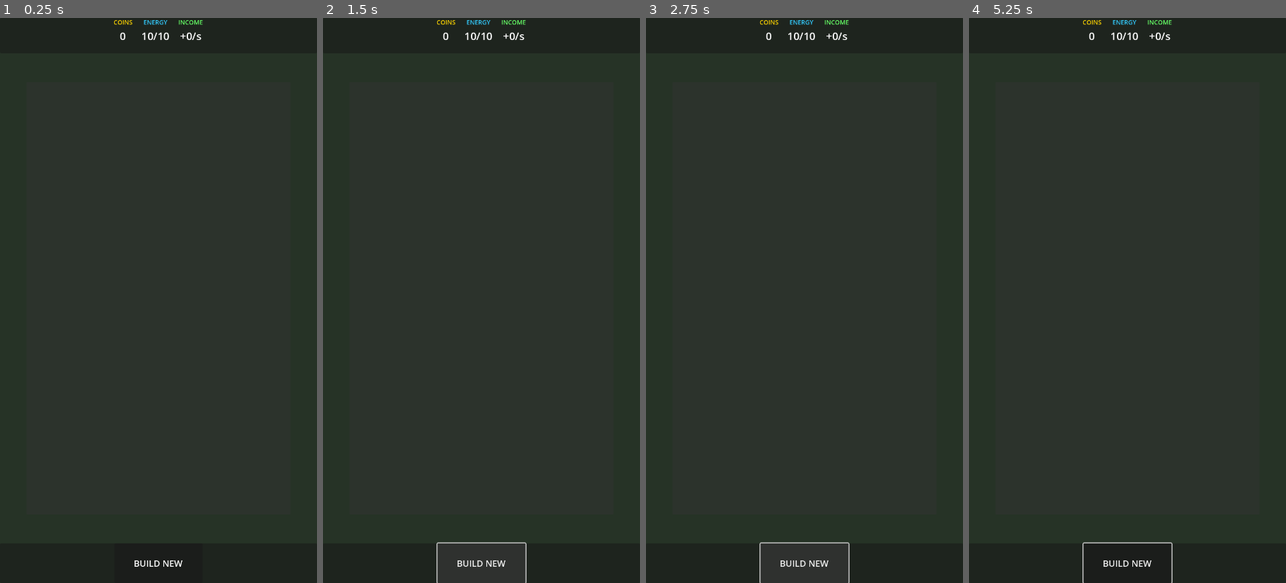
Above: before the commit, frames 1-4 (left to right).
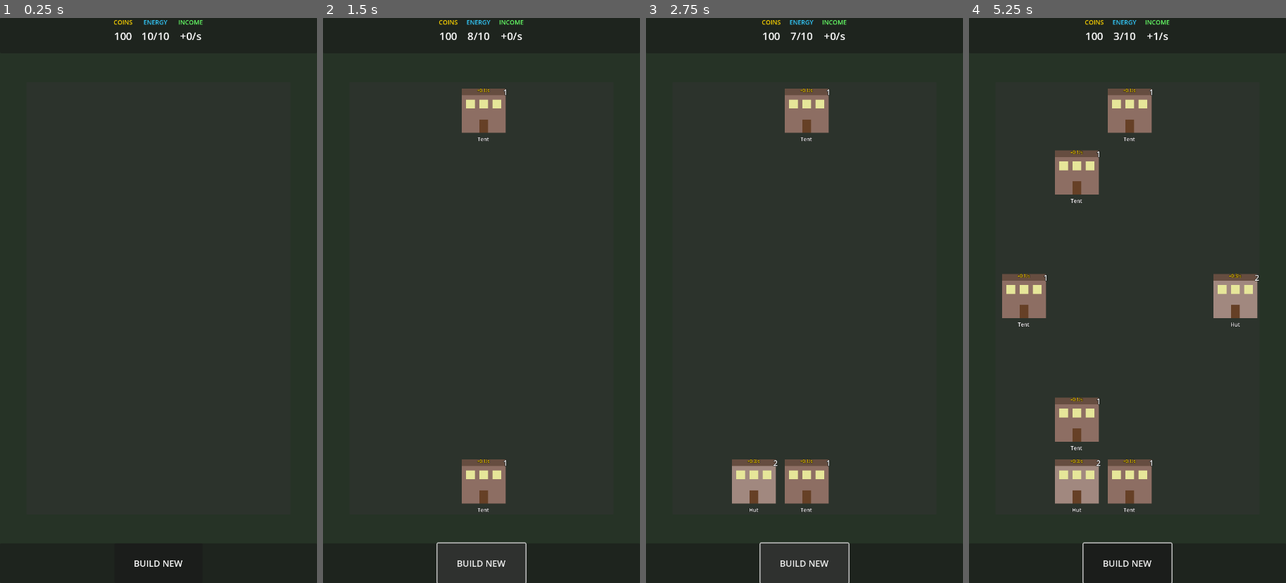
Above: after the commit, the same moments.

Repository: Josefinolis/mobile-civ-merging-game
Game: Godot game, scene res://scenes/main.tscn
Two runs of this game, one before a commit and one after it. Both use one fixed random seed, a clock stepped at 60 frames per second and the inputs below.
Inputs (mouse positions are in pixels of both pictures, inside the frame that each line leads up to):
- Up to frame 1 (0.25 s): no input
- Up to frame 2 (1.5 s): click "BUILD NEW" at 0.5 s; click "BUILD NEW" at 1.25 s
- Up to frame 3 (2.75 s): click "BUILD NEW" at 2 s
- Up to frame 4 (5.25 s): tap Enter at 2.75, 4.25 s; move the mouse to (1197, 272) at 2.77 s; click (1197, 272) at 2.92 s; tap Space at 3.5, 5 s; drag from (1064, 328) to (1111, 413) at 3.52 s; move the mouse to (1159, 176) at 4.27 s; click (1159, 176) at 4.42 s; drag from (1111, 413) to (1032, 215) at 5.02 s

The runs differ from the first frame. In frame 1, less than 0.1% of the frame differs, in the area x 36-42%, y 2-4%; in frame 2, 2.5%; in frame 3, 3.6%; in frame 4, 8.1%, in the area x 10-92%, y 0-88%.

Commit message:
Fix: correct node paths and remove invalid UIDs

Diff:
--- a/scenes/building.tscn
+++ b/scenes/building.tscn
@@ -1,4 +1,4 @@
-[gd_scene load_steps=2 format=3 uid="uid://building001"]
+[gd_scene load_steps=2 format=3]
 
 [ext_resource type="Script" path="res://scripts/building.gd" id="1_building"]
 
@@ -30,7 +30,7 @@
 color = Color(0.4, 0.3, 0.25, 1)
 
 [node name="Window1" type="ColorRect" parent="Sprite"]
-layout_mode = 1
+layout_mode = 0
 offset_left = 10.0
 offset_top = 25.0
 offset_right = 30.0
@@ -38,7 +38,7 @@
 color = Color(0.9, 0.9, 0.6, 1)
 
 [node name="Window2" type="ColorRect" parent="Sprite"]
-layout_mode = 1
+layout_mode = 0
 offset_left = 40.0
 offset_top = 25.0
 offset_right = 60.0
@@ -46,7 +46,7 @@
 color = Color(0.9, 0.9, 0.6, 1)
 
 [node name="Window3" type="ColorRect" parent="Sprite"]
-layout_mode = 1
+layout_mode = 0
 offset_left = 70.0
 offset_top = 25.0
 offset_right = 90.0
--- a/scenes/main.tscn
+++ b/scenes/main.tscn
@@ -1,4 +1,4 @@
-[gd_scene load_steps=3 format=3 uid="uid://main001"]
+[gd_scene load_steps=3 format=3]
 
 [ext_resource type="Script" path="res://scripts/ui_manager.gd" id="1_ui"]
 [ext_resource type="Script" path="res://scripts/game_grid.gd" id="2_grid"]
@@ -44,7 +44,6 @@
 horizontal_alignment = 1
 
 [node name="CoinsLabel" type="Label" parent="TopBar/HBox/CoinsContainer"]
-unique_name_in_owner = true
 layout_mode = 2
 theme_override_colors/font_color = Color(1, 1, 1, 1)
 theme_override_font_sizes/font_size = 24
@@ -62,7 +61,6 @@
 horizontal_alignment = 1
 
 [node name="EnergyLabel" type="Label" parent="TopBar/HBox/EnergyContainer"]
-unique_name_in_owner = true
 layout_mode = 2
 theme_override_colors/font_color = Color(1, 1, 1, 1)
 theme_override_font_sizes/font_size = 24
@@ -80,7 +78,6 @@
 horizontal_alignment = 1
 
 [node name="IncomeLabel" type="Label" parent="TopBar/HBox/IncomeContainer"]
-unique_name_in_owner = true
 layout_mode = 2
 theme_override_colors/font_color = Color(1, 1, 1, 1)
 theme_override_font_sizes/font_size = 24
@@ -98,7 +95,6 @@
 grow_vertical = 2
 
 [node name="GameGrid" type="Control" parent="GridContainer"]
-unique_name_in_owner = true
 custom_minimum_size = Vector2(600, 980)
 layout_mode = 2
 script = ExtResource("2_grid")
@@ -141,7 +137,6 @@
 alignment = 1
 
 [node name="SpawnButton" type="Button" parent="BottomBar/HBox"]
-unique_name_in_owner = true
 custom_minimum_size = Vector2(200, 60)
 layout_mode = 2
 theme_override_colors/font_color = Color(1, 1, 1, 1)
--- a/scripts/ui_manager.gd
+++ b/scripts/ui_manager.gd
@@ -2,10 +2,10 @@
 class_name UIManager
 ## UIManager - Handles all UI updates and user interactions
 
-@onready var coins_label: Label = $TopBar/CoinsContainer/CoinsLabel
-@onready var energy_label: Label = $TopBar/EnergyContainer/EnergyLabel
-@onready var income_label: Label = $TopBar/IncomeContainer/IncomeLabel
-@onready var spawn_button: Button = $BottomBar/SpawnButton
+@onready var coins_label: Label = $TopBar/HBox/CoinsContainer/CoinsLabel
+@onready var energy_label: Label = $TopBar/HBox/EnergyContainer/EnergyLabel
+@onready var income_label: Label = $TopBar/HBox/IncomeContainer/IncomeLabel
+@onready var spawn_button: Button = $BottomBar/HBox/SpawnButton
 @onready var game_grid: GameGrid = $GridContainer/GameGrid
 
 var _coins_display: float = 0.0
